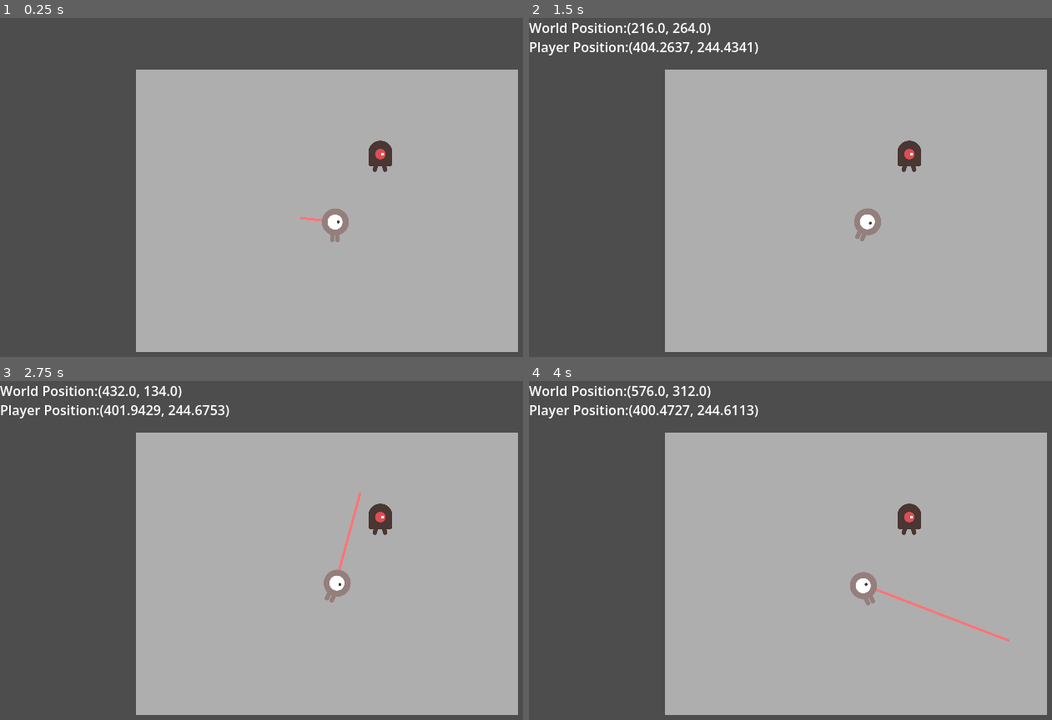
Above: before the commit, frames 1-4 (two rows, left to right).
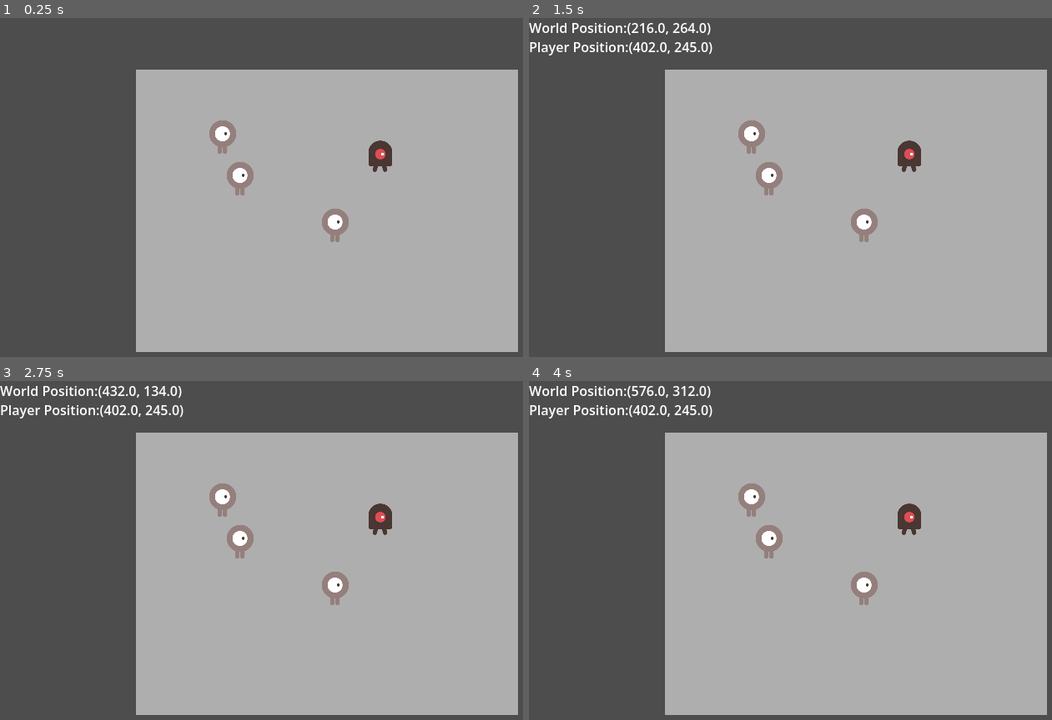
Above: after the commit, the same moments.

Repository: arrrr110/strike-shard
Game: Godot game, scene res://sences/main.tscn
Same seed, same stepped clock (60 frames per second), same inputs: the game is played once before the commit and once after it.
Inputs (mouse positions are in pixels of both pictures, inside the frame that each line leads up to):
- Up to frame 1 (0.25 s): no input
- Up to frame 2 (1.5 s): tap Enter at 0.5 s; move the mouse to (963, 197) at 0.52 s; hold Right (ui_right) 0.53-1.28 s; click (963, 197) at 0.67 s; tap Space at 1.25 s; move the mouse to (706, 238) at 1.27 s; hold Left (ui_left) from 1.28 s (still down); click (706, 238) at 1.42 s
- Up to frame 3 (2.75 s): move the mouse to (360, 492) at 2.02 s; release Left (ui_left) at 2.03 s; hold Right (ui_right) from 2.03 s (still down); click (360, 492) at 2.17 s
- Up to frame 4 (4 s): move the mouse to (800, 662) at 2.77 s; release Right (ui_right) at 2.78 s; hold Up (ui_up) 2.78-3.53 s; click (800, 662) at 2.92 s; tap Enter at 3.5 s; move the mouse to (1010, 642) at 3.52 s; hold Left (ui_left) from 3.53 s (still down); click (1010, 642) at 3.67 s

The runs differ from the first frame. In frame 1, 0.7% of the frame differs, in the area x 40-62%, y 30-61%; in frame 2, 1.2%; in frame 3, 1.3%; in frame 4, 1.3%, in the area x 22-92%, y 7-77%.

Commit message:
三棋子排他性单选，优化蓄力条样式

Diff:
--- a/scripts/player.gd
+++ b/scripts/player.gd
@@ -3,8 +3,16 @@
 ## 四面墙围出的棋盘区域（世界坐标）：左 161 / 右 621 / 上 61 / 下 401
 @export var table_rect: Rect2 = Rect2(161, 61, 460, 340)
 
-## false = 不可操作的球（棋子 / 靶子）：不接受输入、不画瞄准线，但照样被撞着走
+## false = 不可操作的球（棋子 / 靶子）：不可被选中、不画瞄准线，但照样被撞着走
 @export var controllable := true
+
+@export_group("选择")
+## 点选半径（世界坐标 px）：鼠标落在这个圆内就算点中这枚棋子。
+## 略大于碰撞圆半径（16.03），点到贴图边缘也算命中。
+@export_range(8.0, 64.0, 1.0) var pick_radius: float = 20.0
+## 选中时的高亮描边宽度。单位是【贴图像素】，屏上厚度 = 该值 × AnimatedSprite2D 的 scale
+##（本项目 scale = 0.3，所以 6.0 ≈ 屏上 1.8px）。设成 0 就是不显示高亮。
+@export_range(0.0, 24.0, 0.5) var aura_width_selected: float = 6.0
 
 @export_group("运动")
 ## 滚动阻力减速（px/s²）：停止时间 = v₀ / decel，滚动距离 = v₀² / (2 · decel)
@@ -19,6 +27,8 @@
 @export var charge_color: Color = Color(1, 0, 0, 1)
 ## 蓄力条比指示线加粗的倍数
 @export var charge_width_scale: float = 2.5
+## 蓄力条最多反弹几次。兜底：夹角极小时段长会趋近 0，不给上限可能画很久
+@export_range(1, 128, 1) var max_bounces: int = 32
 
 @export_group("静止判定")
 ## 速度低于这个值就算静止，恢复画线
@@ -34,18 +44,21 @@
 ## 倾斜跟随 / 回正的速度：越大回正越快
 @export_range(1.0, 60.0, 1.0) var tilt_stiffness: float = 14.0
 
-var thrust = Vector2(0, -250)
-var torque = 20000
-
+var selected := false          # 是否被 TurnController 选中（全盘至多一枚为 true）
 var charge := 0.0              # 当前蓄力值
 var charging := false          # 是否正在蓄力（左键按住且鼠标在盘内）
-var locked := false            # 球还在运动：禁止画线
+var locked := false            # 球还在运动：禁止选中/蓄力
 var lock_armed := false        # 冲量生效、速度真的起来后才置 true
 var lock_time := 0.0
 var tilt := 0.0                # 贴图当前倾斜（弧度），0 = 正朝上
 var aim_target := Vector2.ZERO # 瞄准终点（世界坐标），鼠标出界时保留上一次的值
+var aim_dir := Vector2.ZERO    # 瞄准方向（单位向量），鼠标贴在棋子中心时保留上一次的值
 
 @onready var sprite: AnimatedSprite2D = $AnimatedSprite2D
+@onready var aura_material: ShaderMaterial = sprite.material as ShaderMaterial
+@onready var body_radius: float = _read_body_radius() # 预测路径要在棋盘内缩一个半径
+## 撞墙的**有效**弹性：把球和墙两边的 bounce 都读出来，按 Godot 自己的规则合并。
+@onready var wall_bounce: float = _effective_bounce()
 @onready var sprite_base_rotation: float = sprite.rotation # 场景里设的基准朝向（Mob 被覆盖成 -90°）
 @onready var sprite_base_position: Vector2 = sprite.position
 @onready var max_tilt: float = deg_to_rad(max_tilt_deg)
@@ -55,6 +68,7 @@
 
 func _ready() -> void:
 	aim_target = global_position
+	add_to_group(&"pieces") # TurnController 靠这个组找到全盘可选的棋子
 
 func _process(delta: float) -> void:
 	if charging:
@@ -70,28 +84,40 @@
 	_update_line()
 	_update_sprite_tilt(delta)
 
-func _input(event: InputEvent) -> void:
-	if not controllable:
-		return # 不可操作的球完全不接受输入
-	if event is InputEventMouseButton and event.button_index == MOUSE_BUTTON_LEFT:
-		if event.pressed:
-			_start_charge()
-		else:
-			_release_charge()
-
-func _start_charge() -> void:
-	if charging or locked:
+# ---------- 供 TurnController 调用的能力 ----------
+# 棋子自己不解释鼠标事件：选中是排他的，裁决必须收在一个地方做
+#（见 scripts/turn_controller.gd 的注释）。这里只暴露"能不能被点中"和"选中后能做什么"。
+
+## 鼠标落点是否点中这枚棋子。
+func hit_test(pos: Vector2) -> bool:
+	return controllable and not locked and global_position.distance_to(pos) <= pick_radius
+
+## 切换选中态。高亮开关就是切 aura_width：0 = 无描边。
+func set_selected(on: bool) -> void:
+	if selected == on:
 		return
-	var mouse := get_global_mouse_position()
-	if not table_rect.has_point(mouse):
+	selected = on
+	if not on:
+		cancel_charge() # 顺带清掉瞄准线，否则取消选中后线上还留着上一笔
+	if aura_material != null:
+		aura_material.set_shader_parameter(&"aura_width", aura_width_selected if on else 0.0)
+
+## 开始蓄力。只在已选中时生效。at = 按下左键时鼠标所在的棋盘坐标
+##（由 TurnController 传入，不再自己去读全局鼠标：点击位置只有一个来源）。
+func begin_charge(at: Vector2) -> void:
+	if not selected or charging or locked:
+		return
+	if not table_rect.has_point(at):
 		return # 鼠标在棋盘外：不开始蓄力
 	charging = true
 	charge = 0.0
-	aim_target = mouse
-
-func _release_charge() -> void:
+	aim_target = at
+
+## 松开左键：施加冲量，返回是否真的发射了。
+## 蓄力值不足时返回 false，调用方据此决定要不要交还选择权。
+func release_charge() -> bool:
 	if not charging:
-		return
+		return false
 	charging = false
 	var power := charge
 	charge = 0.0
@@ -99,37 +125,173 @@
 	if line_2d != null:
 		line_2d.clear_points() # 1. 先清空线条（不可操作的球没有瞄准线）
 
-	if power > 0.0: # 2. 球开始运动
-		var dir := (aim_target - global_position).normalized()
-		apply_central_impulse(dir * power)
-
-	locked = true # 3. 静止前禁止再次绘制
+	if power <= 0.0:
+		return false # 空点不发射，也不上锁
+
+	# 2. 球开始运动。方向用 aim_dir 而不是现算 (aim_target - global_position)：
+	#    必须和蓄力条画出来的是同一个方向，否则鼠标压在球心上时两者会分叉
+	#   （条子指着上一次的方向，冲量却算出个零向量，球原地锁死）。
+	var dir := aim_dir if aim_dir != Vector2.ZERO else Vector2.UP
+	apply_central_impulse(dir * power)
+
+	locked = true # 3. 静止前禁止再次选中/蓄力
 	lock_armed = false
 	lock_time = 0.0
+	return true
+
+## 清掉蓄力值和瞄准线。不动 locked —— 发射后的锁定归 _process 的静止判定管。
+func cancel_charge() -> void:
+	charging = false
+	charge = 0.0
+	if line_2d != null:
+		line_2d.clear_points()
+
+# ---------- 表现 ----------
 
 ## 画线：把"画什么"收在一个地方按状态分支，
 ## 指示线和蓄力条就不会各写一份 points 互相覆盖。
 func _update_line() -> void:
-	# 不可操作的球没有瞄准线；球还在动时也不画
-	if not controllable or line_2d == null or locked:
+	# 不可操作的球没有瞄准线；没被选中的棋子也不画（全盘只有一枚在写这条共享线）；
+	# 球还在动时同样不画
+	if not controllable or not selected or line_2d == null or locked:
 		return
 	var mouse := get_global_mouse_position()
 	if table_rect.has_point(mouse):
 		aim_target = mouse # 只在盘内更新方向，出界保持上一次
+	# 鼠标正好压在棋子中心时方向无定义，保留上一次的方向，别让蓄力条缩成一个点
+	var to_mouse := aim_target - global_position
+	if to_mouse.length_squared() > 1.0:
+		aim_dir = to_mouse.normalized()
+
 	if charging:
+		# 蓄力条 = 理想轨迹预测：从棋子出发沿 aim_dir 走，撞到棋盘边就完全反射，
+		# 一直画到总路程用尽。不预测与其他棋子的碰撞（那是打出去才知道的事）。
 		line_2d.default_color = charge_color
 		line_2d.width = idle_width * charge_width_scale
-		_set_line(global_position.lerp(aim_target, clampf(charge / max_charge, 0.0, 1.0)))
+		_set_points(_predict_path(global_position, aim_dir, charge))
 	else:
+		# 未蓄力时是"指向鼠标"的指示线，长度自然跟着鼠标走
 		line_2d.default_color = idle_color
 		line_2d.width = idle_width
-		_set_line(aim_target)
-
-func _set_line(end: Vector2) -> void:
-	line_2d.points = PackedVector2Array([
-		line_2d.to_local(global_position),
-		line_2d.to_local(end),
-	])
+		_set_points(PackedVector2Array([global_position, aim_target]))
+
+
+## 理想轨迹 = 把球按真实物理推一遍，只是不算其他棋子。
+##
+## 每一段都跟物理引擎正在做的事对齐：
+##   1. 恒定减速 decel —— _integrate_forces 每帧施加的就是这个
+##   2. 撞墙按 wall_bounce 掉速度 —— PhysicsMaterial.bounce 在做的同一件事
+## 于是"条子画到哪"和"球停到哪"用的是同一组参数、同一条运动方程：
+## 调 decel 或 bounce，真实运动和预测同时跟着变，不需要改两处逻辑。
+##
+## 为什么不能真的共用一份代码：真实运动是引擎的接触求解器驱动的，预测是解析算的，
+## 没法共享同一个积分循环。能共用、也真正共用了的是参数与运动方程。
+## 残留差别只有离散误差 —— 物理逐帧积分，实测总比预测多走 1~3%。
+##
+## 前提：四壁必须无摩擦（main.tscn 的 PhysicsMaterial_6strp 设了 friction = 0）。
+## 有摩擦时，斜着撞墙会把一部分平动转成自转，入射角 ≠ 反射角，条子就会高估。
+## 实测（四壁 friction=1，斜射）：偏差 -7% ~ -22%；改成 0 之后收敛到 ±3%。
+## 只归零四壁即可 —— 棋子之间保留摩擦，球球碰撞照样产生自转（不倒翁倾斜的来源）。
+##
+## 已知不适用：贴着墙角发射。引擎在角上是两个接触点联立求解，
+## 和这里逐面依次镜像反射不是一回事，偏差可以很大。
+##
+## 返回世界坐标的点列表：起点 + 每个反弹点 + 终点。
+func _predict_path(start: Vector2, dir: Vector2, v0: float) -> PackedVector2Array:
+	var pts := PackedVector2Array([start])
+	if v0 <= 0.0 or dir == Vector2.ZERO:
+		return pts
+
+	# 内缩一个球半径：球是圆心撞墙的，不是贴图边缘撞墙
+	var bounds := table_rect.grow(-body_radius)
+	var pos := start.clamp(bounds.position, bounds.end) # 被挤在墙角时把起点拉回合法区域
+	var d := dir
+	var speed := v0
+	var bounces := 0
+
+	while bounces < max_bounces:
+		# 分别算沿 x / y 走多远撞墙，取先到的那个
+		var tx := INF
+		var ty := INF
+		if d.x > 0.0:
+			tx = (bounds.end.x - pos.x) / d.x
+		elif d.x < 0.0:
+			tx = (bounds.position.x - pos.x) / d.x
+		if d.y > 0.0:
+			ty = (bounds.end.y - pos.y) / d.y
+		elif d.y < 0.0:
+			ty = (bounds.position.y - pos.y) / d.y
+		var t: float = minf(tx, ty)
+
+		# 现有速度够不够走到墙？不够就停在半路 —— 那就是球真正停下的地方
+		var stop_distance := _stop_distance(speed)
+		if stop_distance <= t:
+			pts.append(pos + d * stop_distance)
+			return pts
+
+		# 撞墙：先把速度耗在路程上，再乘一次弹性，然后反射
+		pos += d * t
+		speed = _speed_after(t, speed)
+		pts.append(pos)
+		if speed * wall_bounce <= rest_speed:
+			return pts # 撞完基本没速度了，画到这里为止
+		speed *= wall_bounce
+		# 撞哪面就翻哪个分量；正好撞在角上（tx == ty）两个都翻
+		if tx <= ty:
+			d.x = -d.x
+		if ty <= tx:
+			d.y = -d.y
+		bounces += 1
+
+	return pts # 反弹次数用尽（夹角极小时才可能），画到哪算哪
+
+
+## 速度 v 在恒定减速下还能滚多远：v² / (2·decel)。
+## decel = 0 时永远滚下去，返回 INF，交给 _predict_path 的反弹次数上限兜底。
+func _stop_distance(v: float) -> float:
+	if decel <= 0.0:
+		return INF
+	return v * v / (2.0 * decel)
+
+
+## 滚过 d 距离之后还剩多少速度：v² = v₀² - 2·decel·d
+func _speed_after(d: float, v: float) -> float:
+	if decel <= 0.0:
+		return v
+	var sq := v * v - 2.0 * decel * d
+	return 0.0 if sq <= 0.0 else sqrt(sq)
+
+
+## 撞墙的有效弹性。Godot 的 2D 弹性是把**两边相加再夹到 1**
+##（godot_body_pair_2d.cpp 的 combine_bounce；实测确认：0.8+0.0→0.8，0.8+0.8→1.0 完全弹性，
+##  不是取最大值）。这里照同一条规则把两个材质合起来，所以预测和物理读到的是同一个数，
+## 调任何一个材质，真实运动和蓄力条同时跟着变。
+func _effective_bounce() -> float:
+	var ball := 0.0
+	if physics_material_override != null:
+		ball = physics_material_override.bounce
+	var wall := 0.0
+	var board := get_parent() as StaticBody2D
+	if board != null and board.physics_material_override != null:
+		wall = board.physics_material_override.bounce
+	return clampf(ball + wall, 0.0, 1.0)
+
+
+func _set_points(world_points: PackedVector2Array) -> void:
+	var local := PackedVector2Array()
+	local.resize(world_points.size())
+	for i in world_points.size():
+		local[i] = line_2d.to_local(world_points[i])
+	line_2d.points = local
+
+
+## 读碰撞圆半径。球是圆心撞墙的，所以预测路径要把棋盘内缩这么多。
+## 从碰撞形状现读而不是另开一个导出变量：墙在哪、球多大只该有一个出处。
+func _read_body_radius() -> float:
+	var node := get_node_or_null("CollisionShape2D") as CollisionShape2D
+	if node != null and node.shape is CircleShape2D:
+		return (node.shape as CircleShape2D).radius
+	return 0.0
 
 ## 不倒翁贴图：抵消刚体的自转，只按"自转趋势"左右倾斜，转停了自己回正朝上。
 ## 刚体照样在物理世界里转（碰撞/摩擦需要），只是视觉上不让它跟着翻。
@@ -150,15 +312,3 @@
 	if speed > 0.0:
 		var drop := decel * state.step
 		state.linear_velocity = Vector2.ZERO if drop >= speed else velocity - velocity / speed * drop
-
-	if controllable: # 只有玩家球读输入；不可操作的球只受物理驱动
-		if Input.is_action_pressed("ui_up"):
-			state.apply_force(thrust.rotated(rotation))
-		else:
-			state.apply_force(Vector2())
-		var rotation_direction = 0
-		if Input.is_action_pressed("ui_right"):
-			rotation_direction += 1
-		if Input.is_action_pressed("ui_left"):
-			rotation_direction -= 1
-		state.apply_torque(rotation_direction * torque)
--- a/scripts/tile_map_layer.gd
+++ b/scripts/tile_map_layer.gd
@@ -14,4 +14,4 @@
 		##print(str(event.position))
 		# update labels ,node不是子节点，不能用$
 		$"../WorldPositionLabel".text = "World Position:" + str(event.position)
-		$"../PlayerPositionLabel".text = "Player Position:" + str($"../StaticBody2D/Player".position)
+		$"../PlayerPositionLabel".text = "Player Position:" + str($"../StaticBody2D/Player1".position)
--- /dev/null
+++ b/scripts/turn_controller.gd
@@ -0,0 +1,91 @@
+extends Node2D
+
+## 棋盘级选择协调：全盘至多一枚棋子处于选中态，鼠标输入也由这里统一解释。
+##
+## 为什么选择权不放在棋子自己身上：如果每枚棋子各自在 _input 里抢选中，裁决结果就取决于
+## Godot 派发 _input 的节点树序 —— 那正是 design/10-turn/DESIGN.md 结构性红线 #2
+##（"不依赖引擎回调顺序、字典迭代顺序、节点树顺序"）要防的东西。
+## 这里一次性挑出"鼠标下最近的那枚"，结果只由几何决定。
+##
+## 用 Node2D 而不是 Node，是为了让 get_global_mouse_position() 和棋子那边
+## 落在同一个坐标空间里（棋盘上没有 Camera2D，两者都是世界坐标）。
+##
+## 后续接回合阶段机时，"此刻是否允许选中/蓄力"就在这里裁决（对应 spec 的
+## "操作许可由阶段机发放"）。棋子只提供能力，不自己判断。
+
+const PIECES_GROUP := &"pieces"
+
+## 当前被选中的棋子（全盘唯一）。null 表示没有选中任何棋子。
+var selected_piece: Node2D = null
+
+
+func _ready() -> void:
+	add_to_group(&"turn_controller")
+
+
+## _input 只是薄适配层：把引擎事件翻成"带坐标的裁决请求"，
+## 这样 headless 探针可以不依赖渲染，直接喂坐标复现整套选择逻辑。
+func _input(event: InputEvent) -> void:
+	if not (event is InputEventMouseButton):
+		return
+	if event.button_index == MOUSE_BUTTON_LEFT:
+		if event.pressed:
+			handle_left_press(get_global_mouse_position())
+		else:
+			handle_left_release()
+	elif event.button_index == MOUSE_BUTTON_RIGHT and event.pressed:
+		clear_selection()
+
+
+## 左键按下。两步式的第一拍只选中，第二拍才开始蓄力。
+## 选中态是"粘"的：一旦有棋子被选中，只有右键能取消它，左键点别的棋子不会改选。
+## 但点在别的棋子上**照样开始蓄力** —— 瞄准的时候鼠标经常会压到别的棋子，
+## 那时候不让蓄力就没法瞄了。
+func handle_left_press(mouse: Vector2) -> void:
+	var hit := _pick(mouse)
+	if selected_piece == null:
+		if hit != null:
+			select(hit) # 第一拍：只选中，不蓄力
+		return
+	selected_piece.begin_charge(mouse) # 第二拍：点在哪都是给已选中的那枚蓄力
+
+
+## 左键松开。真的发射出去了才交还选择权；落空的点击不取消选中
+## （否则第一次"点选"的松开就会立刻把刚选中的棋子取消掉）。
+func handle_left_release() -> void:
+	if selected_piece != null and selected_piece.release_charge():
+		clear_selection()
+
+
+## 选中一枚棋子。调用方只会在"当前没有选中者"时调它；
+## 这里仍然先清旧的是为了让"至多一枚亮着"成为这条路径自身的不变量，而不是靠调用方守规矩。
+func select(piece: Node2D) -> void:
+	if piece == selected_piece:
+		return
+	clear_selection()
+	selected_piece = piece
+	selected_piece.set_selected(true)
+
+
+## 取消当前选中。若正在蓄力，由棋子自己把蓄力值和瞄准线一起清掉。
+func clear_selection() -> void:
+	if selected_piece != null and is_instance_valid(selected_piece):
+		selected_piece.set_selected(false)
+	selected_piece = null
+
+
+## 鼠标落点命中的棋子；万一多枚同时命中，取最近的一枚。
+## 棋子的点选半径 20、碰撞圆半径 16，正常站位下命中区互不重叠；
+## 撞到一起时"取最近"给出的仍是由几何唯一确定的结果。
+func _pick(mouse: Vector2) -> Node2D:
+	var best: Node2D = null
+	var best_distance := INF
+	for node in get_tree().get_nodes_in_group(PIECES_GROUP):
+		var piece := node as Node2D
+		if piece == null or not piece.hit_test(mouse):
+			continue
+		var distance: float = piece.global_position.distance_squared_to(mouse)
+		if distance < best_distance:
+			best_distance = distance
+			best = piece
+	return best
--- a/sences/main.tscn
+++ b/sences/main.tscn
@@ -3,10 +3,12 @@
 [ext_resource type="Script" uid="uid://k5fey4xhuevh" path="res://scripts/tile_map_layer.gd" id="1_r4dii"]
 [ext_resource type="PackedScene" uid="uid://5shhm87diwlp" path="res://sences/mob.tscn" id="2_r4dii"]
 [ext_resource type="PackedScene" uid="uid://byyq5iurtpnv4" path="res://sences/player.tscn" id="3_mqxhw"]
+[ext_resource type="Script" path="res://scripts/turn_controller.gd" id="4_turnctl"]
 
 [sub_resource type="TileSet" id="TileSet_ig7tw"]
 
 [sub_resource type="PhysicsMaterial" id="PhysicsMaterial_6strp"]
+friction = 0.0
 bounce = 0.8
 
 [sub_resource type="WorldBoundaryShape2D" id="WorldBoundaryShape2D_1bvp3"]
@@ -45,6 +47,12 @@
 [node name="StaticBody2D" type="StaticBody2D" parent="." unique_id=2101709390]
 physics_material_override = SubResource("PhysicsMaterial_6strp")
 
+[node name="Player3" parent="StaticBody2D" unique_id=1811015880 instance=ExtResource("3_mqxhw")]
+position = Vector2(267, 139)
+
+[node name="Player2" parent="StaticBody2D" unique_id=1960507198 instance=ExtResource("3_mqxhw")]
+position = Vector2(288, 189)
+
 [node name="AimLine" type="Line2D" parent="StaticBody2D" unique_id=1343671260]
 width = 3.0
 default_color = Color(0.99999887, 0.46086323, 0.46668625, 1)
@@ -52,7 +60,7 @@
 [node name="Mob" parent="StaticBody2D" unique_id=1811971316 instance=ExtResource("2_r4dii")]
 position = Vector2(456, 166)
 
-[node name="Player" parent="StaticBody2D" unique_id=1645509998 instance=ExtResource("3_mqxhw")]
+[node name="Player1" parent="StaticBody2D" unique_id=1645509998 instance=ExtResource("3_mqxhw")]
 position = Vector2(402, 245)
 
 [node name="top" type="CollisionShape2D" parent="StaticBody2D" unique_id=989764099]
@@ -71,6 +79,9 @@
 position = Vector2(161, 228)
 shape = SubResource("WorldBoundaryShape2D_ig7tw")
 
+[node name="TurnController" type="Node2D" parent="."]
+script = ExtResource("4_turnctl")
+
 [node name="LifeCycle" type="Control" parent="." unique_id=1652116568]
 layout_mode = 3
 anchors_preset = 0
--- a/sences/player.tscn
+++ b/sences/player.tscn
@@ -7,12 +7,19 @@
 [ext_resource type="Texture2D" uid="uid://bu050k1b81pbk" path="res://dodge_the_creeps_2d_assets/art/playerGrey_walk1.png" id="3_36xh1"]
 [ext_resource type="Texture2D" uid="uid://dg0suf118rea6" path="res://dodge_the_creeps_2d_assets/art/enemyWalking_2.png" id="3_427ck"]
 [ext_resource type="Texture2D" uid="uid://4pi5cpu1fqve" path="res://dodge_the_creeps_2d_assets/art/playerGrey_walk2.png" id="4_isc1k"]
+[ext_resource type="Shader" path="res://shaders/aura.gdshader" id="5_aura"]
 
 [sub_resource type="PhysicsMaterial" id="PhysicsMaterial_5s88j"]
 bounce = 0.8
 
 [sub_resource type="CircleShape2D" id="CircleShape2D_6strp"]
 radius = 16.03122
+
+[sub_resource type="ShaderMaterial" id="ShaderMaterial_aura"]
+resource_local_to_scene = true
+shader = ExtResource("5_aura")
+shader_parameter/aura_width = 0.0
+shader_parameter/aura_color = Color(0, 1, 0.486275, 1)
 
 [sub_resource type="SpriteFrames" id="SpriteFrames_joqdt"]
 animations = [{
@@ -60,6 +67,7 @@
 shape = SubResource("CircleShape2D_6strp")
 
 [node name="AnimatedSprite2D" type="AnimatedSprite2D" parent="." unique_id=12856946]
+material = SubResource("ShaderMaterial_aura")
 position = Vector2(0, 4)
 scale = Vector2(0.3, 0.3)
 sprite_frames = SubResource("SpriteFrames_joqdt")
--- /dev/null
+++ b/shaders/aura.gdshader
@@ -0,0 +1,64 @@
+shader_type canvas_item;
+render_mode blend_premul_alpha;
+
+// 选中高亮：按贴图自身的 alpha 在轮廓处加一圈颜色。
+//
+// 原理：中心点加上下左右各采样一次，取这 5 个 alpha 的极差 (maxa - mina)。
+//   轮廓处 -> 一侧不透明、一侧透明 -> 极差 > 0 -> 上色
+//   内部   -> 5 个采样点全不透明   -> 极差 = 0 -> 不上色
+// 所以它画的是"描边"，不是把整张图染色。
+//
+// aura_width 的单位是【贴图像素】，不是屏幕像素：
+//   屏上描边厚度 = aura_width × 节点的 scale。
+//   本项目 AnimatedSprite2D 的 scale = 0.3，所以 6.0 大约对应屏上 1.8px。
+// aura_width = 0.0 时 4 个采样点与中心点重合，极差恒为 0 —— 即"关闭高亮"，
+// 所以开关高亮就是在这个 0 和一个正值之间切 uniform，不需要换材质。
+//
+// 注意：本 shader 直接覆写 COLOR，因此 modulate / self_modulate 会被忽略。
+// 将来要给棋子染队伍色，**不能**写成 texture(TEXTURE, UV) * COLOR —— Godot 4 片元入口的
+// COLOR 已经包含贴图颜色了（COLOR == modulate × texture），再乘一次会把贴图平方、整体变暗。
+// 正确做法是在 vertex() 里把 COLOR 存进 varying，片元最后再乘回去。
+//
+// 另一个已知限制：贴图四边没有留白（不透明像素顶到 frame 边界），而采样越界会 clamp-to-edge、
+// 贴图矩形之外更是根本不会被绘制，所以轮廓与 frame 相切的四个点上，向外的描边会被切掉。
+// 实测（playerGrey_walk1.png，108x135，按"理想完整描边"的面积计）：aura_width=2 缺 15%，
+// =6 缺 23%，=7 缺 24% —— 越宽掉得越多，只是增长在放缓。缺口集中在四个切点，
+// 观感上像描边在那四处变细。要根治得给 PNG 加透明留白（同时补偿 scale 与 sprite.position），
+// 不是改这个 shader 能解决的。
+//
+// 另有一个踩了就很难查的坑：贴图的导入选项 "Premultiply Alpha" 必须保持关闭，
+// 否则 RGB 在贴图里已经预乘过一次，这里再 col.rgb *= col.a 会乘第二次，棋子整体发暗。
+
+uniform float aura_width = 2.0;
+uniform vec4 aura_color : source_color;
+
+void fragment() {
+	vec4 col = texture(TEXTURE, UV);
+	vec2 ps = TEXTURE_PIXEL_SIZE;
+	float a;
+	float maxa = col.a;
+	float mina = col.a;
+
+	a = texture(TEXTURE, UV + vec2(0.0, -aura_width) * ps).a;
+	maxa = max(a, maxa);
+	mina = min(a, mina);
+
+	a = texture(TEXTURE, UV + vec2(0.0, aura_width) * ps).a;
+	maxa = max(a, maxa);
+	mina = min(a, mina);
+
+	a = texture(TEXTURE, UV + vec2(-aura_width, 0.0) * ps).a;
+	maxa = max(a, maxa);
+	mina = min(a, mina);
+
+	a = texture(TEXTURE, UV + vec2(aura_width, 0.0) * ps).a;
+	maxa = max(a, maxa);
+	mina = min(a, mina);
+
+	col.rgb *= col.a; // 预乘 alpha，配合 blend_premul_alpha
+
+	COLOR = col;
+	// 描边像素自身的 alpha 是 0，而 blend_premul_alpha 下 alpha = 0 退化成加法混合，
+	// 所以轮廓外侧也能把颜色加上去。
+	COLOR.rgb += aura_color.rgb * (maxa - mina);
+}
Not shown, added: scripts/turn_controller.gd.uid
Not shown, added: shaders/aura.gdshader.uid
